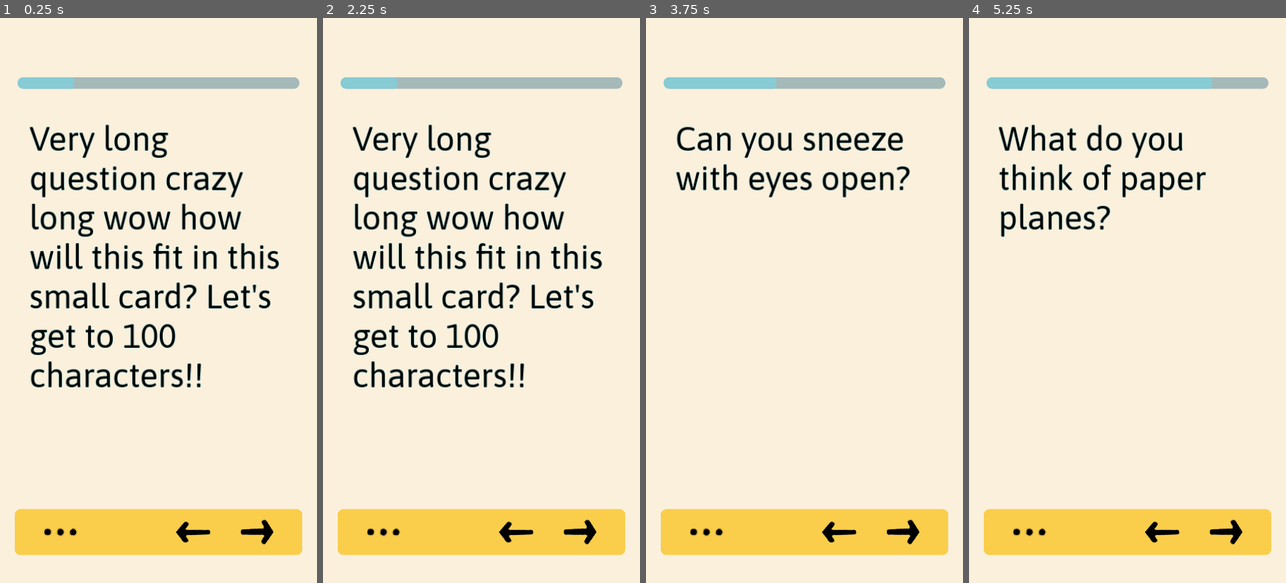
Above: before the commit, frames 1-4 (left to right).
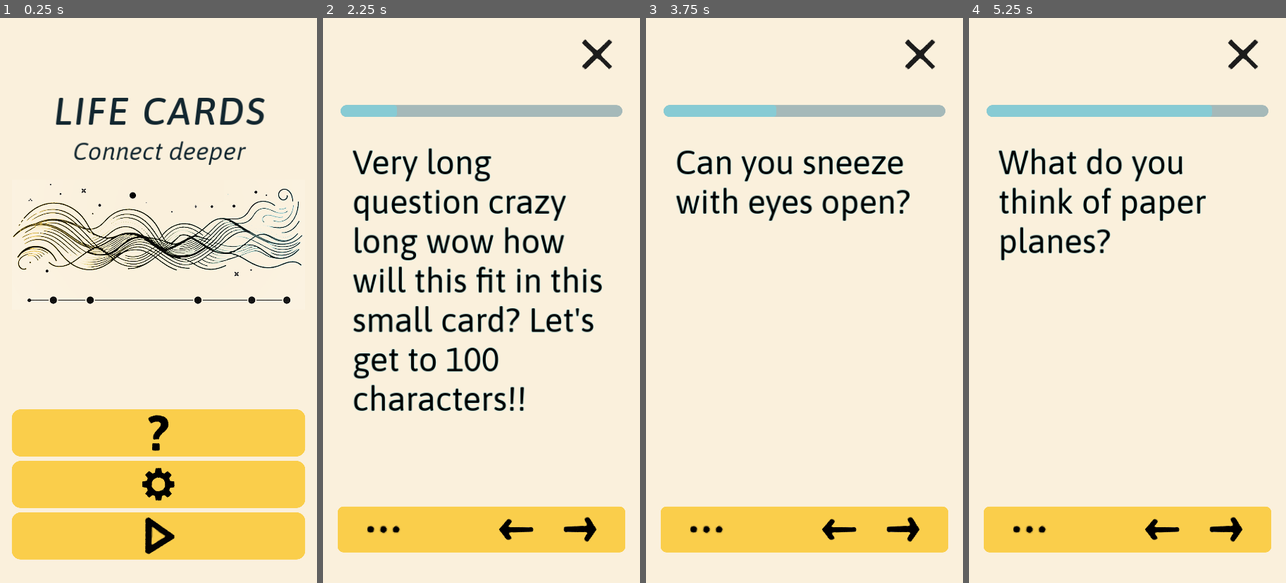
Above: after the commit, the same moments.

Repository: edoartworks/LifeCards
Game: Godot game, scene res://Game/screen_main.tscn
Same seed, same stepped clock (60 frames per second), same inputs: the game is played once before the commit and once after it.
Inputs (mouse positions are in pixels of both pictures, inside the frame that each line leads up to):
- Up to frame 1 (0.25 s): no input
- Up to frame 2 (2.25 s): click (481, 430) at 0.52 s; click (481, 486) at 1.27 s; click (481, 537) at 2.02 s
- Up to frame 3 (3.75 s): click (804, 537) at 2.77 s; click (902, 532) at 3.5 s
- Up to frame 4 (5.25 s): click (1225, 532) at 4.25 s; click (1225, 532) at 5 s

The runs differ from the first frame. In frame 1, 31% of the frame differs, in the area x 3-97%, y 10-96%; in frame 2, 19%; in frame 3, 10%; in frame 4, 11%.

Commit message:
Added main menu screen
only play button implemented

Diff:
--- a/Game/Globals/SignalBus.gd
+++ b/Game/Globals/SignalBus.gd
@@ -1,10 +1,9 @@
 extends Node
-
 
 # Ignore must be used on every line
 # Until this is implemented https://github.com/godotengine/godot/pull/76020
 @warning_ignore("unused_signal")
-signal show_add_question_screen
+signal card_menu_add_question_pressed
 
 @warning_ignore("unused_signal")
 signal hide_add_question_screen
@@ -17,3 +16,15 @@
 
 @warning_ignore("unused_signal")
 signal shuffle_deck
+
+@warning_ignore("unused_signal")
+signal main_menu_play_pressed
+
+@warning_ignore("unused_signal")
+signal main_menu_settings_pressed
+
+@warning_ignore("unused_signal")
+signal main_menu_help_pressed
+
+@warning_ignore("unused_signal")
+signal card_screen_exit_pressed
--- a/Game/card_menu.gd
+++ b/Game/card_menu.gd
@@ -2,7 +2,7 @@
 
 
 func _on_btn_add_q_pressed() -> void:
-	SignalBus.show_add_question_screen.emit()
+	SignalBus.card_menu_add_question_pressed.emit()
 
 
 func _on_btn_delete_q_pressed() -> void:
--- a/Game/card_menu.tscn
+++ b/Game/card_menu.tscn
@@ -3,7 +3,6 @@
 [ext_resource type="Script" path="res://Game/card_menu.gd" id="1_6yltm"]
 
 [node name="BG" type="PanelContainer"]
-anchors_preset = -1
 offset_top = -302.0
 offset_right = 594.0
 grow_horizontal = 2
@@ -11,7 +10,6 @@
 pivot_offset = Vector2(0, 302)
 theme_type_variation = &"PanelContainer_2"
 script = ExtResource("1_6yltm")
-metadata/_edit_use_anchors_ = true
 
 [node name="MarginContainer" type="MarginContainer" parent="."]
 layout_mode = 2
@@ -28,21 +26,18 @@
 layout_mode = 2
 size_flags_horizontal = 4
 theme_type_variation = &"Button_Text"
-theme_override_font_sizes/font_size = 60
 text = "Add custom question"
 
 [node name="btn_delete_q" type="Button" parent="MarginContainer/cont_menu"]
 layout_mode = 2
 size_flags_horizontal = 4
 theme_type_variation = &"Button_Text"
-theme_override_font_sizes/font_size = 60
 text = "Delete question"
 
 [node name="btn_shuffle deck" type="Button" parent="MarginContainer/cont_menu"]
 layout_mode = 2
 size_flags_horizontal = 4
 theme_type_variation = &"Button_Text"
-theme_override_font_sizes/font_size = 60
 button_mask = 5
 text = "Shuffle deck"
 
--- a/Game/screen_add_question.tscn
+++ b/Game/screen_add_question.tscn
@@ -1,12 +1,9 @@
-[gd_scene load_steps=6 format=3 uid="uid://ktkatts3phbm"]
+[gd_scene load_steps=5 format=3 uid="uid://ktkatts3phbm"]
 
 [ext_resource type="Theme" uid="uid://fa3sqrgi1208" path="res://Art/th_custom01.theme" id="1_3pbqw"]
 [ext_resource type="Script" path="res://Game/screen_add_question.gd" id="1_tx0tm"]
 [ext_resource type="Texture2D" uid="uid://pm7346njvp7s" path="res://Art/icon_cancel.png" id="3_mnbnh"]
 [ext_resource type="Texture2D" uid="uid://cfveb17qyderm" path="res://Art/icon_confirm.png" id="4_upuil"]
-
-[sub_resource type="StyleBoxFlat" id="StyleBoxFlat_5mgnx"]
-bg_color = Color(0.647095, 0.726563, 0.723914, 1)
 
 [node name="screen_add_question" type="CanvasLayer"]
 script = ExtResource("1_tx0tm")
@@ -19,7 +16,7 @@
 anchor_bottom = 1.0
 grow_horizontal = 2
 grow_vertical = 2
-theme_override_styles/panel = SubResource("StyleBoxFlat_5mgnx")
+theme_type_variation = &"Panel_2"
 
 [node name="cont_margin_main" type="MarginContainer" parent="BG"]
 layout_mode = 1
--- a/Game/screen_card.gd
+++ b/Game/screen_card.gd
@@ -2,11 +2,10 @@
 
 
 @export var card_path :NodePath
-@export var menu_path :NodePath
+@export var menu_overlay_path :NodePath
 @export var prog_bar_path :NodePath
 @export var debug_log_lbl_path :NodePath
 var CARD :Node = null
-var MENU :Node = null
 var MENU_OVERLAY :Node = null
 var PROG_BAR :ProgressBar = null
 var DEBUG_LOG :Node = null
@@ -15,8 +14,7 @@
 
 func _ready() -> void:
 	CARD = get_node(card_path)
-	MENU = get_node(menu_path)
-	MENU_OVERLAY = MENU.get_parent()
+	MENU_OVERLAY = get_node(menu_overlay_path)
 	PROG_BAR = get_node(prog_bar_path)
 	DEBUG_LOG = get_node(debug_log_lbl_path)
 	DEBUG_SCROLL = DEBUG_LOG.get_parent()
@@ -108,3 +106,7 @@
 
 func refresh_card_text() -> void:
 	CARD.set_card_text(Global.QUESTIONS[Global.CURRENT_QUESTION_IDX])
+
+
+func _on_btn_exit_pressed() -> void:
+	SignalBus.card_screen_exit_pressed.emit()
--- a/Game/screen_card.tscn
+++ b/Game/screen_card.tscn
@@ -1,8 +1,8 @@
 [gd_scene load_steps=9 format=3 uid="uid://misl3tfjpq0x"]
 
 [ext_resource type="Script" path="res://Game/screen_card.gd" id="1_6i3pm"]
+[ext_resource type="Texture2D" uid="uid://pm7346njvp7s" path="res://Art/icon_cancel.png" id="2_fjf3g"]
 [ext_resource type="PackedScene" uid="uid://by76aqaw7clul" path="res://Game/card_02.tscn" id="3_80x67"]
-[ext_resource type="Theme" uid="uid://fa3sqrgi1208" path="res://Art/th_custom01.theme" id="3_fjgbr"]
 [ext_resource type="Texture2D" uid="uid://blqmevr5wam4q" path="res://Art/icon_dots.png" id="5_pv87m"]
 [ext_resource type="Texture2D" uid="uid://c5yy0o310pypc" path="res://Art/icon_arrow_l.png" id="6_8r6ww"]
 [ext_resource type="Texture2D" uid="uid://758uvwgicrj2" path="res://Art/icon_arrow.png" id="6_vlu3g"]
@@ -14,7 +14,7 @@
 [node name="screen_card" type="CanvasLayer"]
 script = ExtResource("1_6i3pm")
 card_path = NodePath("BG/cont_safe_area/VBoxContainer/card_02")
-menu_path = NodePath("card_menu_overlay/card_menu")
+menu_overlay_path = NodePath("card_menu_overlay")
 prog_bar_path = NodePath("BG/cont_safe_area/VBoxContainer/progress_bar_deck")
 debug_log_lbl_path = NodePath("BG/cont_safe_area/VBoxContainer/cont_debug_log/lbl_debug_log")
 
@@ -40,11 +40,25 @@
 [node name="VBoxContainer" type="VBoxContainer" parent="BG/cont_safe_area"]
 layout_mode = 2
 
-[node name="spacer" type="Control" parent="BG/cont_safe_area/VBoxContainer"]
-custom_minimum_size = Vector2(0, 40)
+[node name="HBoxContainer" type="HBoxContainer" parent="BG/cont_safe_area/VBoxContainer"]
 layout_mode = 2
-size_flags_vertical = 3
-size_flags_stretch_ratio = 0.1
+
+[node name="spacer" type="Control" parent="BG/cont_safe_area/VBoxContainer/HBoxContainer"]
+layout_mode = 2
+size_flags_horizontal = 3
+
+[node name="btn_exit" type="Button" parent="BG/cont_safe_area/VBoxContainer/HBoxContainer"]
+layout_mode = 2
+icon = ExtResource("2_fjf3g")
+
+[node name="spacer2" type="Control" parent="BG/cont_safe_area/VBoxContainer/HBoxContainer"]
+layout_mode = 2
+size_flags_horizontal = 3
+size_flags_stretch_ratio = 0.02
+
+[node name="spacer3" type="Control" parent="BG/cont_safe_area/VBoxContainer"]
+custom_minimum_size = Vector2(0, 100)
+layout_mode = 2
 
 [node name="progress_bar_deck" type="ProgressBar" parent="BG/cont_safe_area/VBoxContainer"]
 custom_minimum_size = Vector2(0, 40)
@@ -54,13 +68,15 @@
 rounded = true
 show_percentage = false
 
-[node name="spacer3" type="Control" parent="BG/cont_safe_area/VBoxContainer"]
+[node name="spacer4" type="Control" parent="BG/cont_safe_area/VBoxContainer"]
 custom_minimum_size = Vector2(0, 40)
 layout_mode = 2
-size_flags_vertical = 3
-size_flags_stretch_ratio = 0.04
 
 [node name="card_02" parent="BG/cont_safe_area/VBoxContainer" instance=ExtResource("3_80x67")]
+layout_mode = 2
+
+[node name="spacer5" type="Control" parent="BG/cont_safe_area/VBoxContainer"]
+custom_minimum_size = Vector2(0, 40)
 layout_mode = 2
 
 [node name="cont_btns_bg" type="PanelContainer" parent="BG/cont_safe_area/VBoxContainer"]
@@ -78,10 +94,7 @@
 
 [node name="btn_menu" type="Button" parent="BG/cont_safe_area/VBoxContainer/cont_btns_bg/cont_btns"]
 layout_mode = 2
-theme = ExtResource("3_fjgbr")
-action_mode = 0
 icon = ExtResource("5_pv87m")
-icon_alignment = 1
 
 [node name="spacer5" type="Control" parent="BG/cont_safe_area/VBoxContainer/cont_btns_bg/cont_btns"]
 custom_minimum_size = Vector2(0, 100)
@@ -90,7 +103,6 @@
 
 [node name="btn_back" type="Button" parent="BG/cont_safe_area/VBoxContainer/cont_btns_bg/cont_btns"]
 layout_mode = 2
-theme = ExtResource("3_fjgbr")
 action_mode = 0
 icon = ExtResource("6_8r6ww")
 icon_alignment = 1
@@ -103,7 +115,6 @@
 
 [node name="btn_fwd" type="Button" parent="BG/cont_safe_area/VBoxContainer/cont_btns_bg/cont_btns"]
 layout_mode = 2
-theme = ExtResource("3_fjgbr")
 action_mode = 0
 icon = ExtResource("6_vlu3g")
 icon_alignment = 1
@@ -115,7 +126,7 @@
 size_flags_stretch_ratio = 0.25
 
 [node name="spacer2" type="Control" parent="BG/cont_safe_area/VBoxContainer"]
-custom_minimum_size = Vector2(0, 40)
+custom_minimum_size = Vector2(0, 50)
 layout_mode = 2
 
 [node name="cont_debug_log" type="ScrollContainer" parent="BG/cont_safe_area/VBoxContainer"]
@@ -149,6 +160,7 @@
 theme_type_variation = &"Panel_Obscure"
 
 [node name="card_menu" parent="card_menu_overlay" instance=ExtResource("7_8jahr")]
+anchors_preset = -1
 anchor_left = 0.148
 anchor_top = 0.87
 anchor_right = 0.148
@@ -161,6 +173,7 @@
 grow_vertical = 1
 pivot_offset = Vector2(0, 310)
 
+[connection signal="pressed" from="BG/cont_safe_area/VBoxContainer/HBoxContainer/btn_exit" to="." method="_on_btn_exit_pressed"]
 [connection signal="pressed" from="BG/cont_safe_area/VBoxContainer/cont_btns_bg/cont_btns/btn_menu" to="." method="_on_btn_menu_pressed"]
 [connection signal="pressed" from="BG/cont_safe_area/VBoxContainer/cont_btns_bg/cont_btns/btn_back" to="." method="_on_btn_back_pressed"]
 [connection signal="pressed" from="BG/cont_safe_area/VBoxContainer/cont_btns_bg/cont_btns/btn_fwd" to="." method="_on_btn_fwd_pressed"]
--- a/Game/screen_main.gd
+++ b/Game/screen_main.gd
@@ -1,14 +1,18 @@
 extends CanvasLayer
 
-@export var screen_card_path: NodePath
 @export var screen_add_q_path: NodePath
 var SCREEN_ADD_Q: Node = null
+@export var screen_card_path: NodePath
+var SCREEN_CARD: Node = null
 
 
 func _ready():
 	# Connect signals
 	SCREEN_ADD_Q = get_node(screen_add_q_path)
-	SignalBus.show_add_question_screen.connect(show_add_question_screen)
+	SCREEN_CARD = get_node(screen_card_path)
+	SignalBus.main_menu_play_pressed.connect(show_card_screen)
+	SignalBus.card_screen_exit_pressed.connect(hide_card_screen)
+	SignalBus.card_menu_add_question_pressed.connect(show_add_question_screen)
 	SignalBus.hide_add_question_screen.connect(hide_add_question_screen)
 
 	SCREEN_ADD_Q.set_process(false)
@@ -23,3 +27,11 @@
 	ProjectSettings.set_setting("application/run/low_processor_mode", true)
 	SCREEN_ADD_Q.set_process(false)
 	SCREEN_ADD_Q.visible = false
+
+
+func hide_card_screen():
+	SCREEN_CARD.visible = false
+
+
+func show_card_screen():
+	SCREEN_CARD.visible = true
--- a/Game/screen_main.tscn
+++ b/Game/screen_main.tscn
@@ -1,15 +1,20 @@
-[gd_scene load_steps=4 format=3 uid="uid://f0xnalit6yck"]
+[gd_scene load_steps=5 format=3 uid="uid://f0xnalit6yck"]
 
 [ext_resource type="Script" path="res://Game/screen_main.gd" id="1_7ymd8"]
 [ext_resource type="PackedScene" uid="uid://misl3tfjpq0x" path="res://Game/screen_card.tscn" id="1_e5ns8"]
 [ext_resource type="PackedScene" uid="uid://ktkatts3phbm" path="res://Game/screen_add_question.tscn" id="2_b2ui6"]
+[ext_resource type="PackedScene" uid="uid://do5i6g52xs23h" path="res://Game/screen_main_menu.tscn" id="4_7ncln"]
 
 [node name="screen_main" type="CanvasLayer"]
 script = ExtResource("1_7ymd8")
+screen_add_q_path = NodePath("screen_add_question")
 screen_card_path = NodePath("screen_card")
-screen_add_q_path = NodePath("screen_add_question")
+
+[node name="screen_main_menu" parent="." instance=ExtResource("4_7ncln")]
 
 [node name="screen_card" parent="." instance=ExtResource("1_e5ns8")]
+layer = 2
+visible = false
 metadata/_edit_use_anchors_ = true
 
 [node name="screen_add_question" parent="." instance=ExtResource("2_b2ui6")]
--- /dev/null
+++ b/Game/screen_main_menu.gd
@@ -0,0 +1,13 @@
+extends CanvasLayer
+
+
+func _on_btn_play_pressed() -> void:
+	SignalBus.main_menu_play_pressed.emit()
+
+
+func _on_btn_settings_pressed() -> void:
+	SignalBus.main_menu_settings_pressed.emit()
+
+
+func _on_btn_help_pressed() -> void:
+	SignalBus.main_menu_help_pressed.emit()
--- /dev/null
+++ b/Game/screen_main_menu.tscn
@@ -0,0 +1,87 @@
+[gd_scene load_steps=6 format=3 uid="uid://do5i6g52xs23h"]
+
+[ext_resource type="Texture2D" uid="uid://mp5ihfvdta5v" path="res://Art/main_menu_art.png" id="1_7mw7c"]
+[ext_resource type="Texture2D" uid="uid://cjandkwd2k8ao" path="res://Art/icon_play.png" id="1_jjcyo"]
+[ext_resource type="Script" path="res://Game/screen_main_menu.gd" id="1_nexgn"]
+[ext_resource type="Texture2D" uid="uid://cufj1v6ral63b" path="res://Art/icon_question.png" id="2_gstxq"]
+[ext_resource type="Texture2D" uid="uid://myq5nitciwec" path="res://Art/icon_settings.png" id="2_p1x5k"]
+
+[node name="screen_main_menu" type="CanvasLayer"]
+script = ExtResource("1_nexgn")
+
+[node name="BG" type="Panel" parent="."]
+anchors_preset = 15
+anchor_right = 1.0
+anchor_bottom = 1.0
+grow_horizontal = 2
+grow_vertical = 2
+
+[node name="MarginContainer" type="MarginContainer" parent="BG"]
+layout_mode = 2
+anchor_left = 0.5
+anchor_top = 1.0
+anchor_right = 0.5
+anchor_bottom = 1.0
+offset_left = -540.0
+offset_top = -1680.0
+offset_right = 540.0
+offset_bottom = -80.0
+grow_horizontal = 2
+grow_vertical = 2
+theme_override_constants/margin_left = 40
+theme_override_constants/margin_right = 40
+
+[node name="cont_menu" type="VBoxContainer" parent="BG/MarginContainer"]
+layout_mode = 2
+theme_override_constants/separation = 15
+
+[node name="lbl_title" type="Label" parent="BG/MarginContainer/cont_menu"]
+layout_mode = 2
+theme_type_variation = &"Label_Title"
+text = "LIFE CARDS"
+horizontal_alignment = 1
+vertical_alignment = 1
+
+[node name="lbl_subtitle" type="Label" parent="BG/MarginContainer/cont_menu"]
+custom_minimum_size = Vector2(0, 80)
+layout_mode = 2
+theme_type_variation = &"Label_Subtitle"
+text = "Connect deeper"
+horizontal_alignment = 1
+vertical_alignment = 1
+autowrap_mode = 3
+
+[node name="spacer4" type="Control" parent="BG/MarginContainer/cont_menu"]
+custom_minimum_size = Vector2(0, 20)
+layout_mode = 2
+
+[node name="art" type="TextureRect" parent="BG/MarginContainer/cont_menu"]
+layout_mode = 2
+size_flags_vertical = 2
+texture = ExtResource("1_7mw7c")
+expand_mode = 5
+stretch_mode = 4
+
+[node name="spacer3" type="Control" parent="BG/MarginContainer/cont_menu"]
+layout_mode = 2
+size_flags_vertical = 3
+
+[node name="btn_help" type="Button" parent="BG/MarginContainer/cont_menu"]
+layout_mode = 2
+theme_type_variation = &"Button_Icon_BG"
+icon = ExtResource("2_gstxq")
+icon_alignment = 1
+
+[node name="btn_settings" type="Button" parent="BG/MarginContainer/cont_menu"]
+layout_mode = 2
+theme_type_variation = &"Button_Icon_BG"
+icon = ExtResource("2_p1x5k")
+icon_alignment = 1
+
+[node name="btn_play" type="Button" parent="BG/MarginContainer/cont_menu"]
+layout_mode = 2
+theme_type_variation = &"Button_Icon_BG"
+icon = ExtResource("1_jjcyo")
+icon_alignment = 1
+
+[connection signal="pressed" from="BG/MarginContainer/cont_menu/btn_play" to="." method="_on_btn_play_pressed"]
Binary file changed: Art/icon_cancel.png
Binary file added: Art/icon_play.png
Not shown, added: Art/icon_play.png.import
Binary file changed: Art/icon_question.png
Binary file added: Art/icon_settings.png
Not shown, added: Art/icon_settings.png.import
Binary file added: Art/main_menu_art.png
Not shown, added: Art/main_menu_art.png.import
Binary file changed: Art/th_custom01.theme
Not shown, changed: Exports/lifecards.apk
Not shown, changed: Exports/lifecards.apk.idsig
